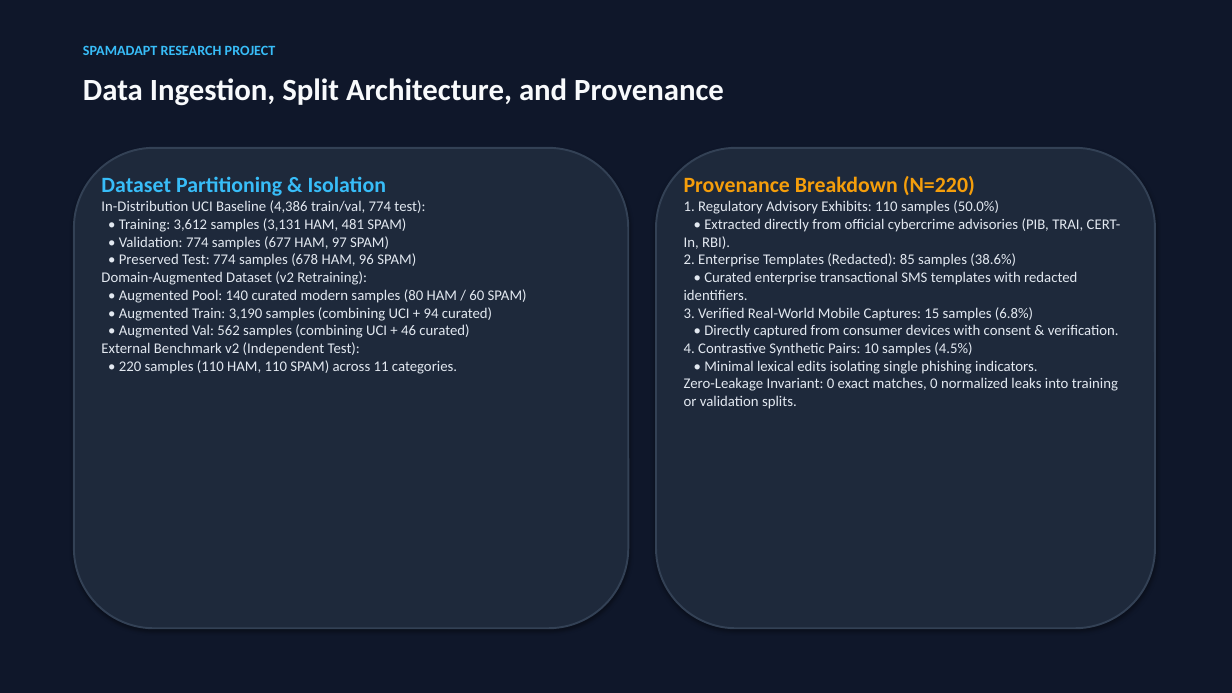
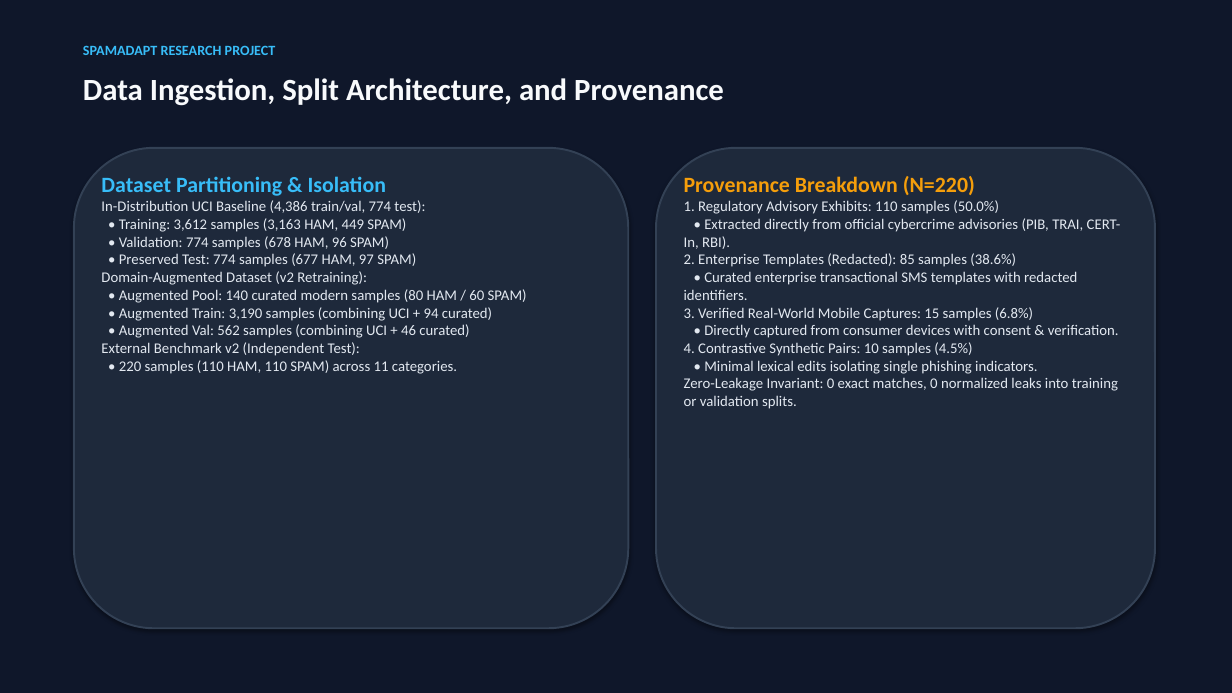
Before and after one commit to akash9313/Scam_Detection, a slide deck: slide 4 of SpamAdapt/submission/SpamAdapt_Final_Submission/SpamAdapt_Final_Presentation.pptx. Drawn at 1232x693 pixels with LibreOffice and Linux fonts; fonts in the diff are those of the drawing. Boxes give left, top, right and bottom in pixels: in the first picture for what was removed or moved away, otherwise in the second. Text is boxed around its words. In the diff, an @@ line names an element or a change of style, - is before the commit and + after.

```diff
--- a/SpamAdapt/submission/SpamAdapt_Final_Submission/SpamAdapt_Final_Presentation.pptx
+++ b/SpamAdapt/submission/SpamAdapt_Final_Submission/SpamAdapt_Final_Presentation.pptx
@@ text at (x1=119, y1=218, x2=416, y2=267): text changed @@
-• Training: 3,612 samples (3,131 HAM, 481 SPAM)
-• Validation: 774 samples (677 HAM, 97 SPAM)
-• Preserved Test: 774 samples (678 HAM, 96 SPAM)
+• Training: 3,612 samples (3,163 HAM, 449 SPAM)
+• Validation: 774 samples (678 HAM, 96 SPAM)
+• Preserved Test: 774 samples (677 HAM, 97 SPAM)
```
Also in this commit, not shown: 34 other files.
